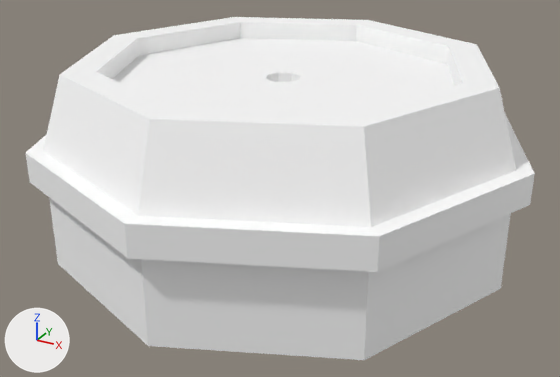
Before and after pictures for a commit that changed the glTF model assets/synty/simple_fantasy_interiors/models/SM_Prop_Table_03.glb.
Rendered twice from a 50 mm lens placed at (0.0274, -0.0503, 0.0292), pointed at (0.0004, -0.0012, 0.0046). The axes (+X, +Y, +Z) are drawn at lower left. The lights are the same throughout.

Objects in the first picture: 'SM_Prop_Table_03'.
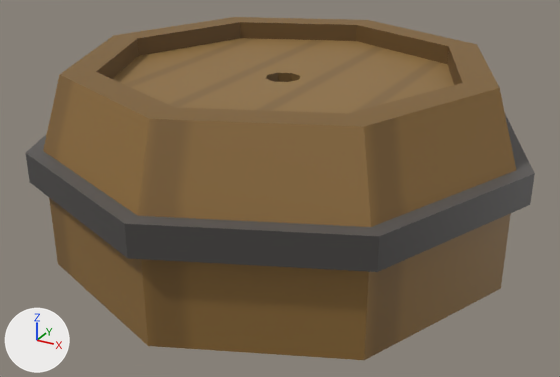
Location of each change, (x1, y1, x2, y2) in pixels of the pictures (560 x 377 px):
'SM_Prop_Table_03', surface changed (white to brown): (26, 17, 535, 360) in both

What changed in the scene script:
```text
Add img_simplefantasyinteriorstexture:
    img_simplefantasyinteriorstexture = load_image('SimpleFantasyInteriorsTexture', '_unpacked/SimpleFantasyInteriorsTexture', 1024, 1024, 'sRGB')
Change mat_lambert1:
    remove mat_lambert1.base_color = (1.0, 1.0, 1.0)  # white #ffffff
    add mat_lambert1.texture = img_simplefantasyinteriorstexture
```
